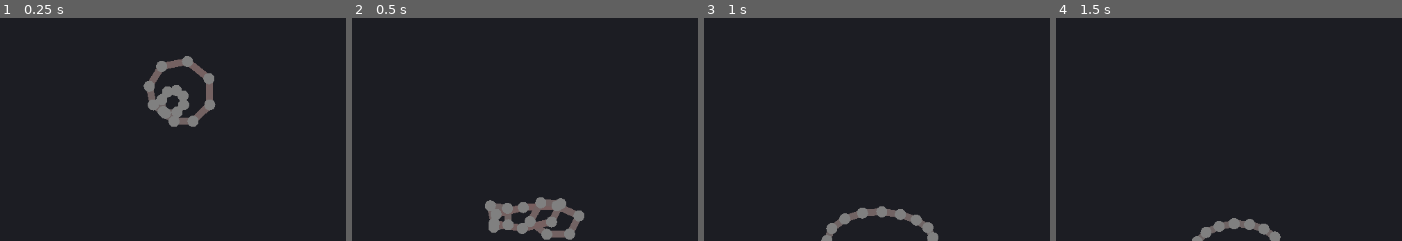
Above: before the commit, frames 1-4 (left to right).
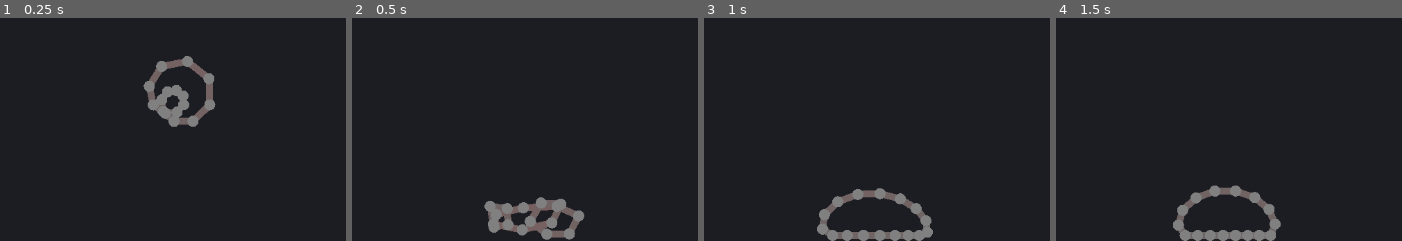
Above: after the commit, the same moments.

Repository: Argonbart/GoPrototyping
Game: Godot game, scene res://main.tscn
Two runs of this game, one before a commit and one after it. Both use one fixed random seed, a clock stepped at 60 frames per second and the inputs below.
Inputs:
- Up to frame 1 (0.25 s): no input
- Up to frame 2 (0.5 s): no input
- Up to frame 3 (1 s): click "Clear Velcoity" at 0.5 s
- Up to frame 4 (1.5 s): click "Clear Velcoity" at 1.25 s
The pictures show only the part of the screen within x 31-81%, y 50-100%; the shares and areas given below are measured in that part.

Frame 1 is identical in both runs. In frame 2, 0.4% of the frame differs, in the area x 38-68%, y 80-100%; in frame 3, 3.9%, in the area x 32-68%, y 76-100%; in frame 4, 3.3%.
Error before the commit: Invalid call. Nonexistent function 'limit_to_bounds' in base 'RefCounted (Point)'. (res://test/softbody_test.gd:216)

Commit message:
fix broken SoftBodyTest

Diff:
--- a/soft_bodies/softbody/soft_body.gd
+++ b/soft_bodies/softbody/soft_body.gd
@@ -49,6 +49,7 @@
 
 		# collision
 		# ...
+		# use raycast query: https://docs.godotengine.org/en/stable/tutorials/physics/ray-casting.html#raycast-query
 
 		p.position += velocity
 		p.previous_position = temp_pos
--- a/soft_bodies/softbody/soft_body_level.tscn
+++ b/soft_bodies/softbody/soft_body_level.tscn
@@ -1,7 +1,9 @@
-[gd_scene load_steps=3 format=3 uid="uid://b2pnax07aujhd"]
+[gd_scene load_steps=4 format=3 uid="uid://b2pnax07aujhd"]
 
 [ext_resource type="Script" uid="uid://b0tacqei7k716" path="res://softbody/soft_body.gd" id="1_23gtn"]
 [ext_resource type="Script" uid="uid://b3kmc7cyr58wo" path="res://softbody/soft_body_renderer.gd" id="2_d3k81"]
+
+[sub_resource type="WorldBoundaryShape2D" id="WorldBoundaryShape2D_23gtn"]
 
 [node name="SoftBodyLevel" type="Node2D"]
 
@@ -13,3 +15,9 @@
 script = ExtResource("2_d3k81")
 
 [node name="Camera2D" type="Camera2D" parent="."]
+
+[node name="StaticBody2D" type="StaticBody2D" parent="."]
+position = Vector2(0, 214)
+
+[node name="CollisionShape2D" type="CollisionShape2D" parent="StaticBody2D"]
+shape = SubResource("WorldBoundaryShape2D_23gtn")
--- a/soft_bodies/test/softbody_test.gd
+++ b/soft_bodies/test/softbody_test.gd
@@ -30,6 +30,16 @@
 		displacement_accumulator = Vector2.ZERO
 		number_of_accumulations = 0
 
+	func limit_to_bounds(bounds: Vector2):
+		if position.x + radius > bounds.x:
+			position.x = bounds.x -radius
+		if position.x - radius < -bounds.x:
+			position.x = -bounds.x + radius
+
+		if position.y + radius > bounds.y:
+			position.y = bounds.y  -radius
+		if position.y - radius < -bounds.y:
+			position.y = -bounds.y + radius
 
 
 	func _init(p: Vector2, r: float) -> void:
